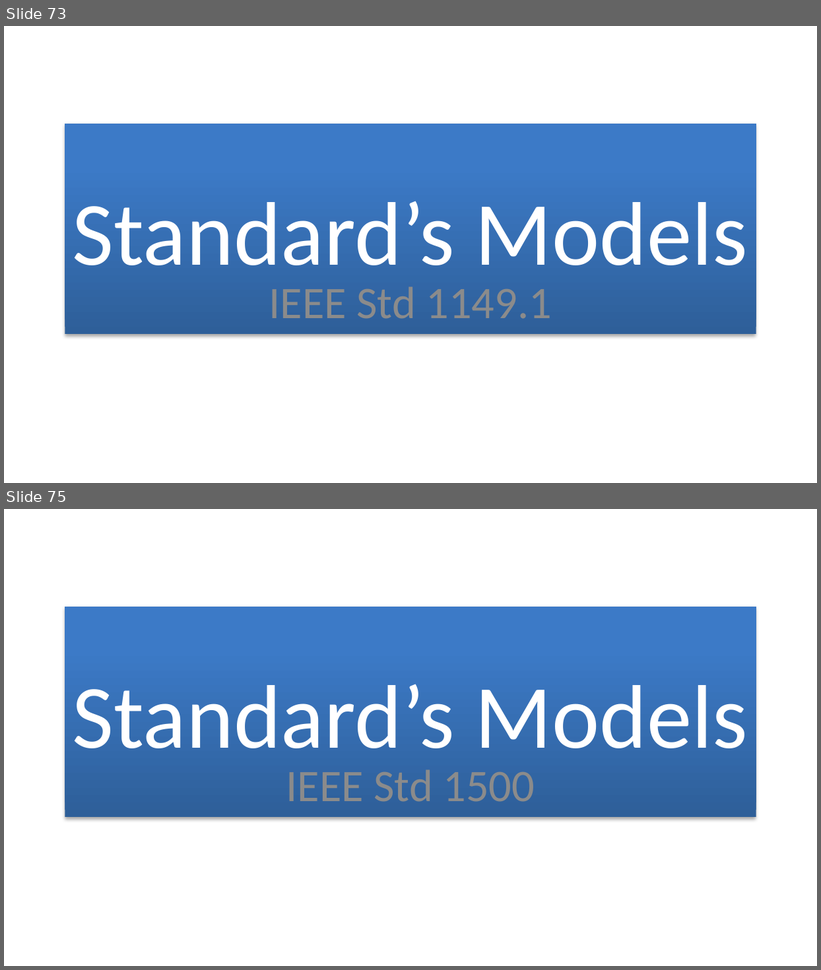
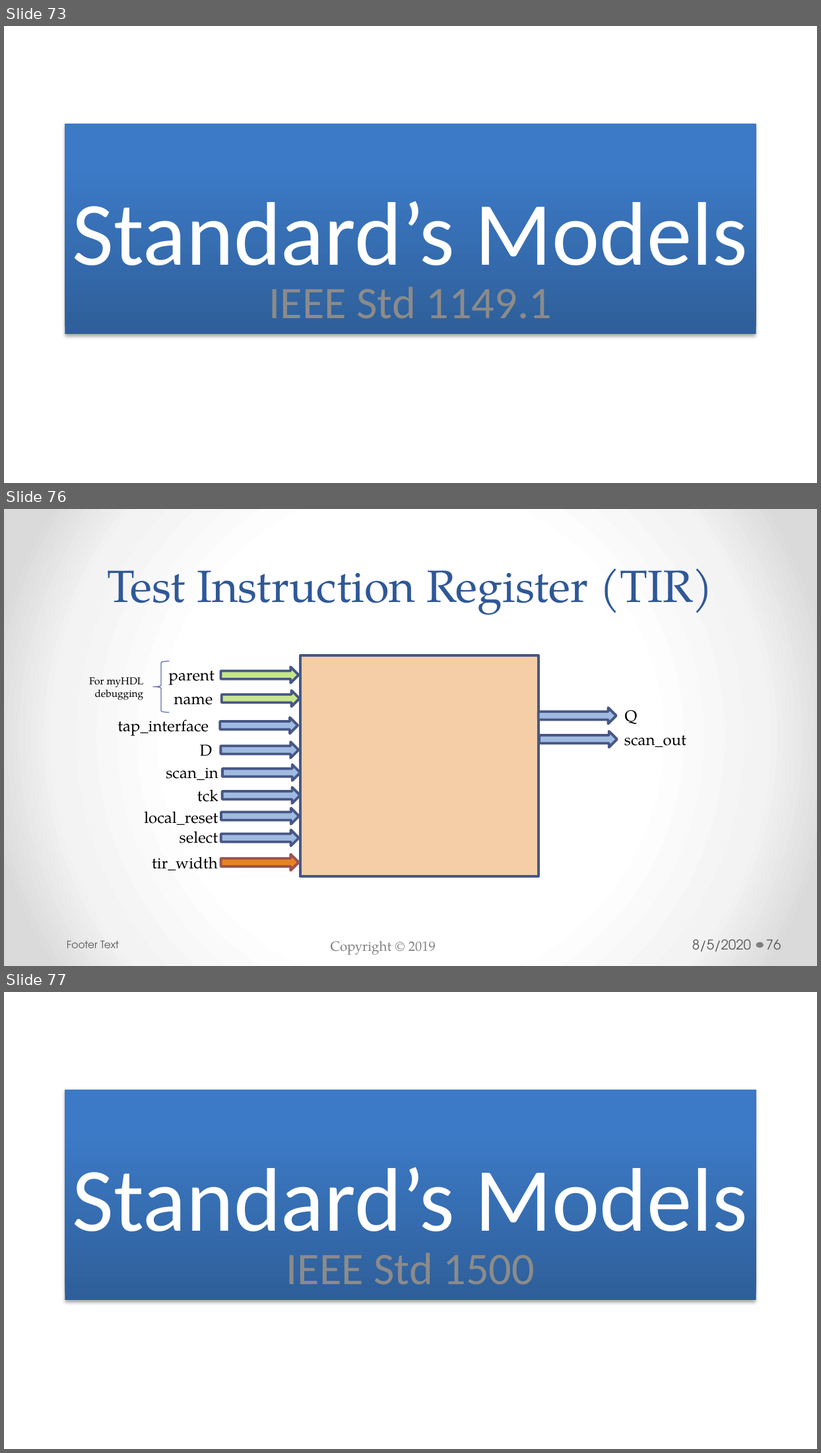
Before and after one commit to bradfordvt/P2654Simulations, a slide deck: docs/HLD.pptx. Shown one above the other, each under a label of ours: slides 73 and 75 before the commit, slides 73, 76 and 77 after it; the slides between them are not shown. The pictures are 821x970 and 821x1453 pixels, drawn with LibreOffice and Linux fonts; fonts in the diff are those of the drawing; background and template pictures are left out. Boxes give left, top, right and bottom in pixels: in the first picture for what was removed or moved away, otherwise in the second. Text is boxed around its words. In the diff, an @@ line names an element or a change of style, - is before the commit and + after.

```diff
--- a/docs/HLD.pptx
+++ b/docs/HLD.pptx
@@ slide 76 added at [4, 509, 817, 966], background gradient #FFFFFF to #F4F4F4 to #DADADA @@
@@ title added at [108, 568, 714, 615], 40 pt, text #2F5897 @@
+Test Instruction Register (TIR)
@@ group added at [89, 656, 686, 877]: 12 texts, 11 right arrows, 1 rectangle, 1 left brace @@
+scan_out
+parent
+name
+For myHDL debugging
+tap_interface
+D
+Q
+scan_in
+tck
+local_reset
+select
+tir_width
@@ text added at [67, 941, 119, 949], 9 pt, text #595959 @@
+Footer Text
@@ text added at [331, 941, 436, 955], 12 pt, text #808080 @@
+Copyright © 2019
@@ text added at [692, 939, 751, 952], 12 pt, text #595959 @@
+8/5/2020
@@ ellipse added at [756, 943, 764, 948], fill #808080 @@
@@ page number added at [766, 940, 781, 950], 12 pt, text #595959 @@
+76
@@ what was slide 75 is now slide 77 @@
```
Also in this commit, not shown: 62 slides changed, 9 other slides added.
